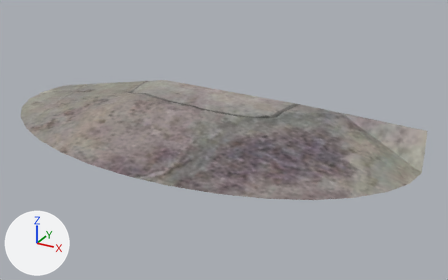
The Blender file assets/terrain/terrain_gentle_hill/terrain_gentle_hill_151/terrain_gentle_hill_151.blend, before and after one commit.
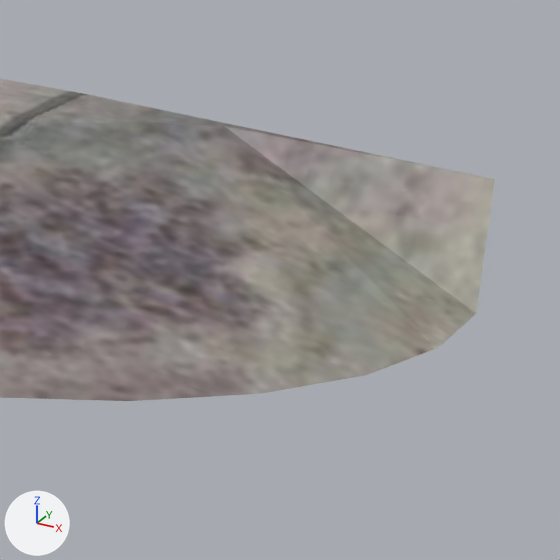
The first picture shows the older version from a camera (50 mm lens) standing at (7.99, -12.74, 6.29) and looking at (0.97, 0.02, -0.09). The close-ups show both versions on the part from 61% to 100% of the width and 27% to 89% of the height of that picture; other places that the commit changed are outside them. The lights are fixed; the arrows at lower left show +X, +Y and +Z.

Names of what the first close-up shows: 'terrain Gentle Hill #151'.
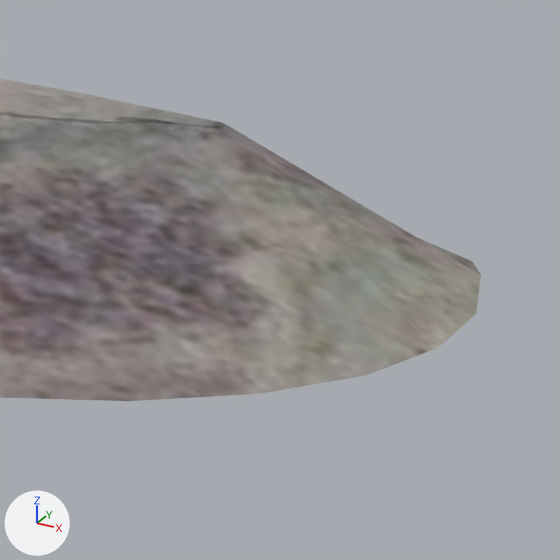
Where the change shows, as pixel boxes [x1, y1, x2, y2] in the close-ups (560 x 560 px; the box of a moved part takes in the faces that stretch with it):
'terrain Gentle Hill #151', reshaped
    before: [0, 79, 495, 401]
    after: [0, 79, 481, 401]
part 1 of me_cylinder, moved or reshaped
    before: [0, 79, 495, 313]
    after: [0, 79, 481, 313]

Edits to the bpy script that builds the scene:
```text
Add img_background_jpg_001:
    img_background_jpg_001 = load_image('background.jpg.001', 'background.jpg', 512, 512, 'sRGB')
Change mat_material:
    mat_material.texture: img_background_jpg -> img_background_jpg_001
Change me_cylinder:
    where me_cylinder.from_pydata(...)  # 42 vertices, 23 faces; spans x -6.03..5.78, y -2.61..1.72, z -0.22..0.57
    used by ob_terrain_gentle_hill__151; location = (0.0, 0.0, 0.0)
    me_cylinder part 1
    me_cylinder.vertices[20].co: (5.67, 1.5, 0.57) -> (3.52, 1.64, 0.57)  # pixel (494, 179) -> pixel (222, 122)
```
